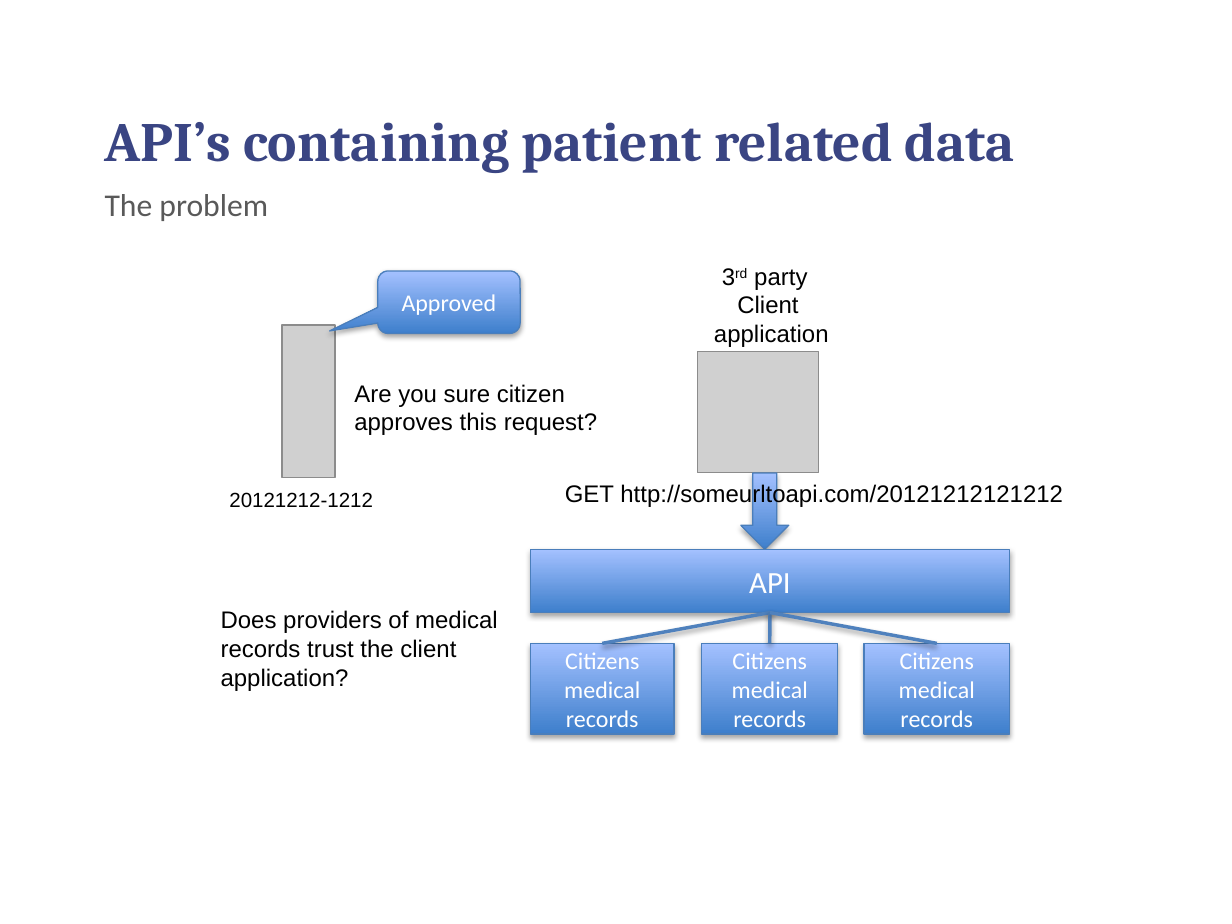
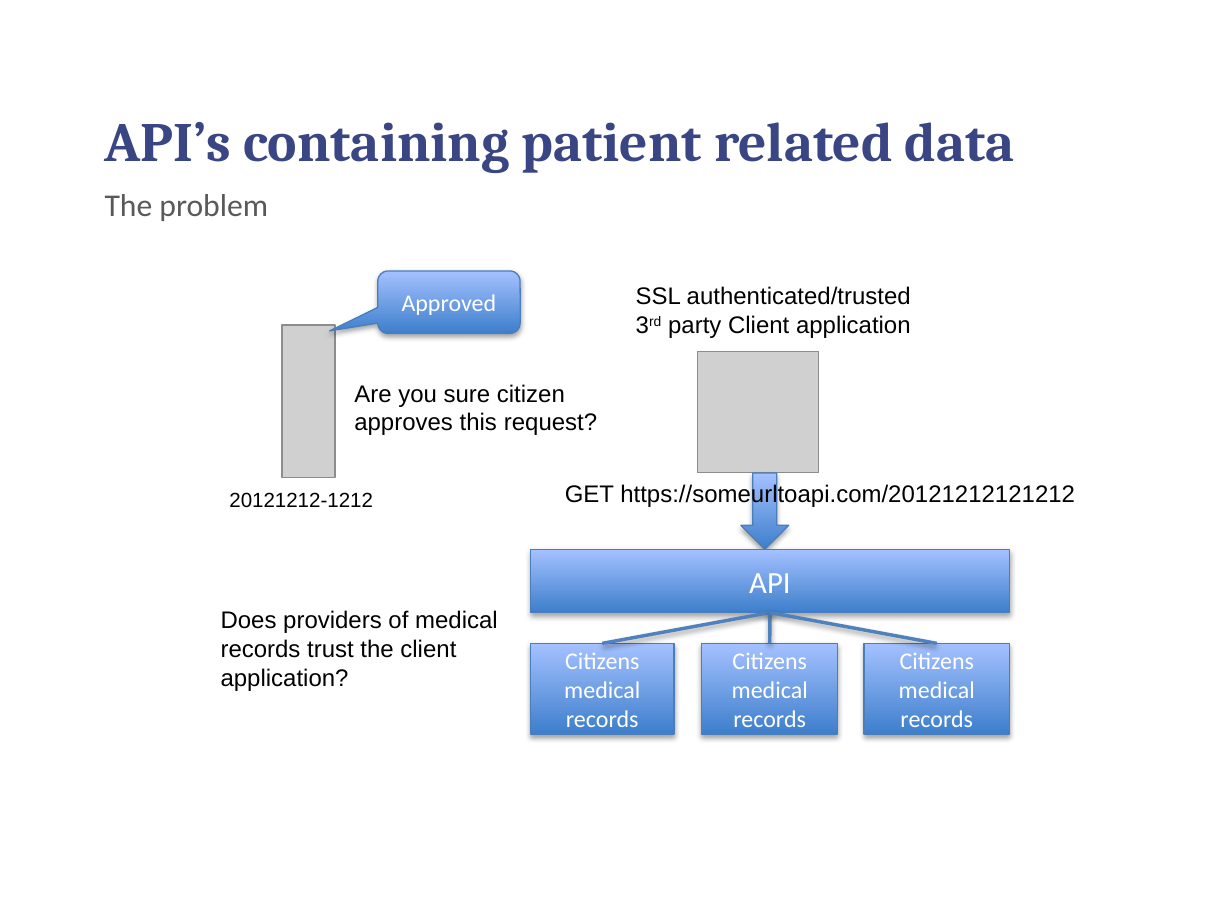
Before and after one commit to chilmers/cadec-healthcare-api-tutorial, a slide deck: slide 13 of Cadec-vårdens-apier.pptx. Drawn at 1232x924 pixels with LibreOffice and Linux fonts; fonts in the diff are those of the drawing; grey boxes stand for pictures; background and template pictures are left out. Boxes give left, top, right and bottom in pixels: in the first picture for what was removed or moved away, otherwise in the second. Text is boxed around its words. In the diff, an @@ line names an element or a change of style, - is before the commit and + after.

```diff
--- a/Cadec-vårdens-apier.pptx
+++ b/Cadec-vårdens-apier.pptx
@@ text at box(636, 286, 911, 338): text changed @@
-3rd party
-Client
-application
+SSL authenticated/trusted
+3rd party Client application
@@ text at box(565, 483, 1075, 508): text changed @@
-GET http://someurltoapi.com/20121212121212
+GET https://someurltoapi.com/20121212121212
```
Also in this commit, not shown: 6 other slides changed, 1 slide added.
